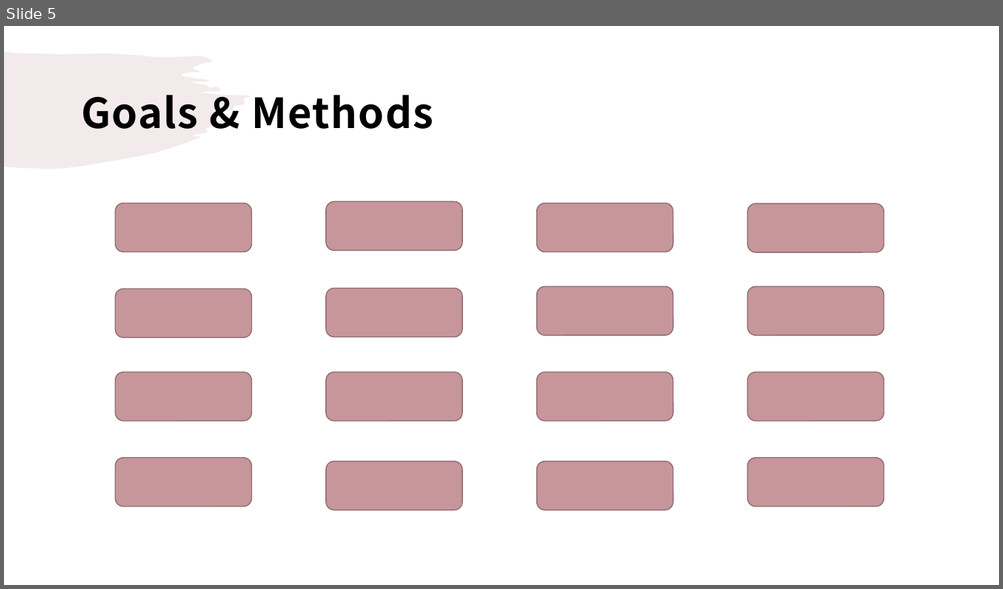
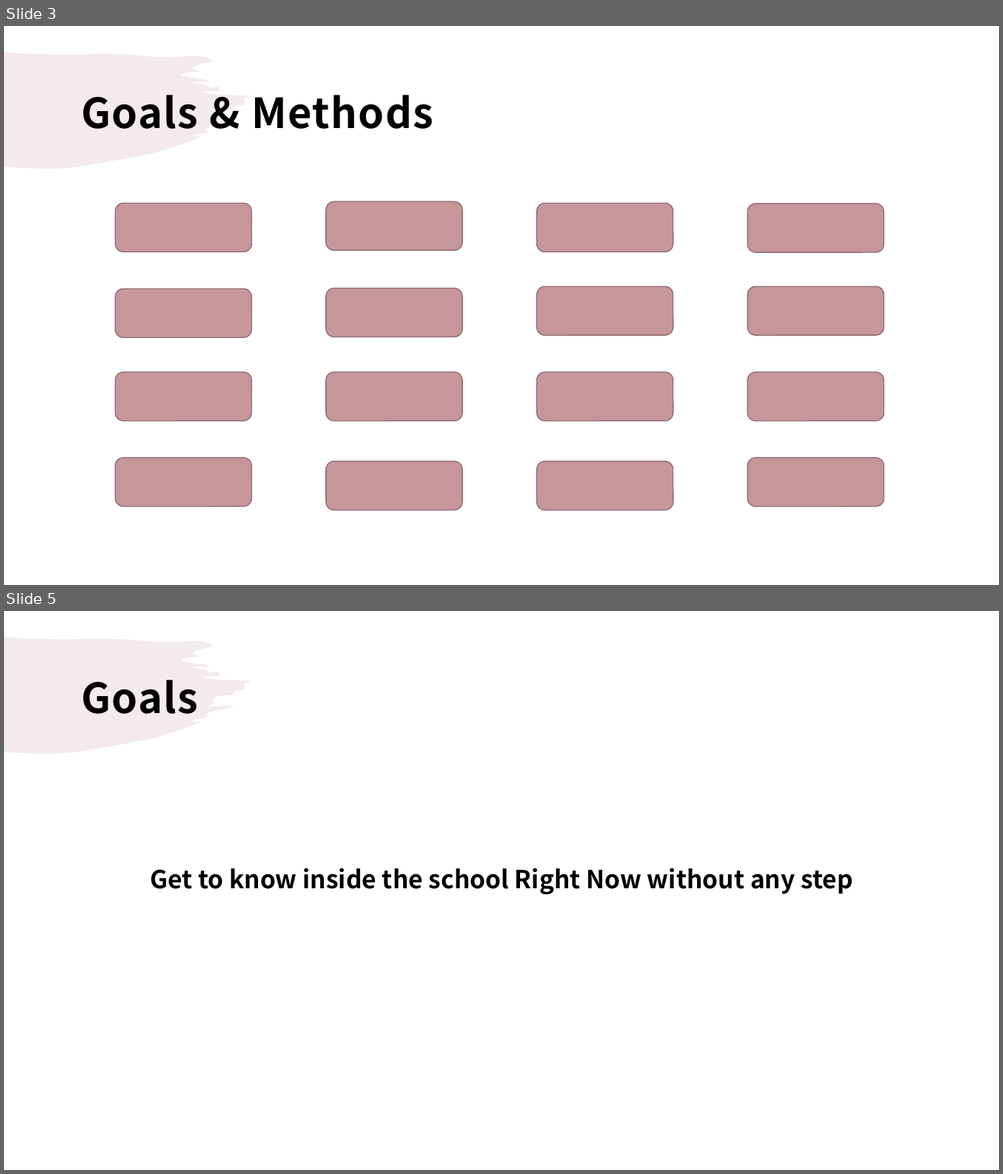
Before and after one commit to droongma/2021spring_41class_team13, a slide deck: 팀플제안서ppt.pptx. Shown one above the other, each under a label of ours: slide 5 before the commit, slides 3 and 5 after it; the slides between them are not shown. The pictures are 1003x589 and 1003x1174 pixels, drawn with LibreOffice and Linux fonts; fonts in the diff are those of the drawing. Boxes give left, top, right and bottom in pixels: in the first picture for what was removed or moved away, otherwise in the second. Text is boxed around its words. In the diff, an @@ line names an element or a change of style, - is before the commit and + after.

Commit message:
황석진 goals / method 작업중

```diff
--- a/팀플제안서ppt.pptx
+++ b/팀플제안서ppt.pptx
@@ slide 5 added at <box>4,611,999,1170</box>, background #FFFFFF; not listed: 1 template element that a slide beside it also shows @@
@@ title added at <box>81,680,198,714</box>, 40 pt, text #000000, bold @@
+Goals
@@ text added at <box>150,868,853,894</box>, 24 pt, text #000000, bold @@
+Get to know inside the school Right Now without any step
@@ what was slide 5 is now slide 3 @@
```
Also in this commit, not shown: 5 other slides added, 4 slides removed.
